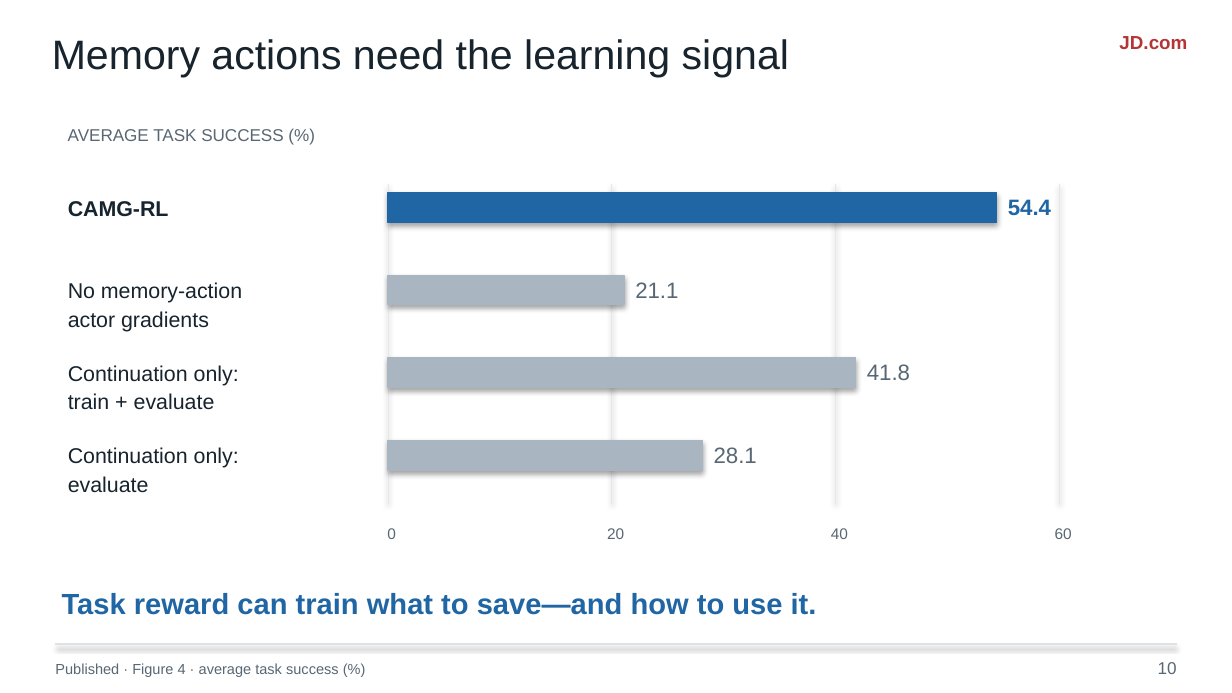
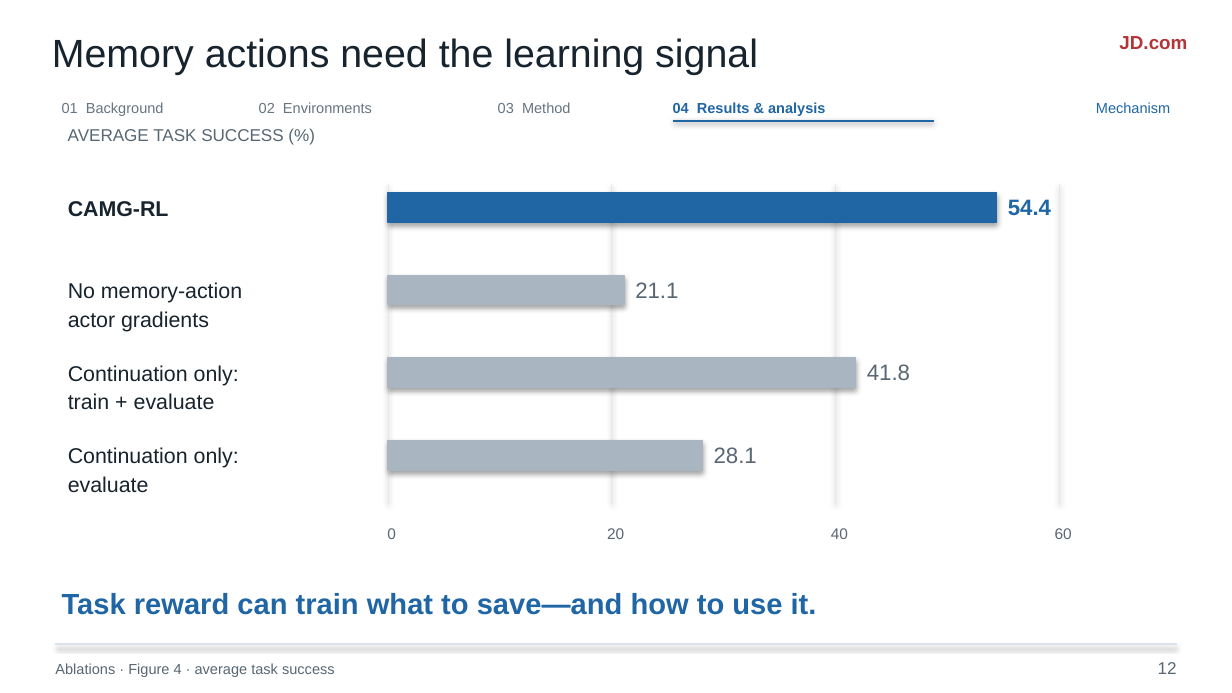
Before and after one commit to liruiluo/agentmemorygym, a slide deck: slide 12 of assets/slides/coding-agent-memory-post-training-slides.pptx (slide 10 before the commit). Drawn at 1232x693 pixels with LibreOffice and Linux fonts; fonts in the diff are those of the drawing. Boxes give left, top, right and bottom in pixels: in the first picture for what was removed or moved away, otherwise in the second. Text is boxed around its words. In the diff, an @@ line names an element or a change of style, - is before the commit and + after.

```diff
--- a/assets/slides/coding-agent-memory-post-training-slides.pptx
+++ b/assets/slides/coding-agent-memory-post-training-slides.pptx
@@ text "Memory actions need the learning ..." at <box>52,38,758,74</box>: size 24 to 23 pt @@
@@ text added at <box>62,102,164,116</box>, 8.5 pt, text #667580 @@
+01 Background
@@ text added at <box>259,102,372,113</box>, 8.5 pt, text #667580 @@
+02 Environments
@@ text added at <box>498,102,571,113</box>, 8.5 pt, text #667580 @@
+03 Method
@@ text added at <box>673,102,825,116</box>, 8.5 pt, text #2066A4, bold @@
+04 Results & analysis
@@ text added at <box>1096,102,1170,113</box>, 8.5 pt, text #2066A4 @@
+Mechanism
@@ line added from (673, 121) to (934, 121), #2066A4 1.3 pt @@
@@ text at <box>55,663,335,677</box>: text changed @@
-Published · Figure 4 · average task success (%)
+Ablations · Figure 4 · average task success
@@ text at <box>1158,662,1177,674</box>: text changed @@
-10
+12
```
Also in this commit, not shown: 11 other slides changed, 5 slides added, 4 slides removed, 17 other files.
